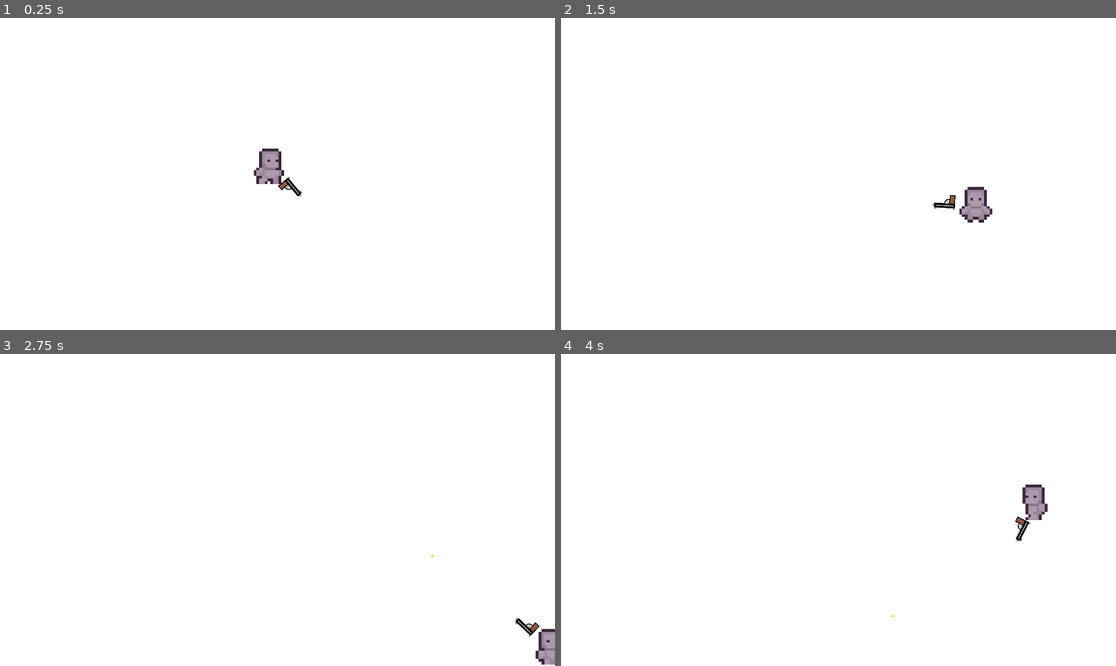
Above: before the commit, frames 1-4 (two rows, left to right).
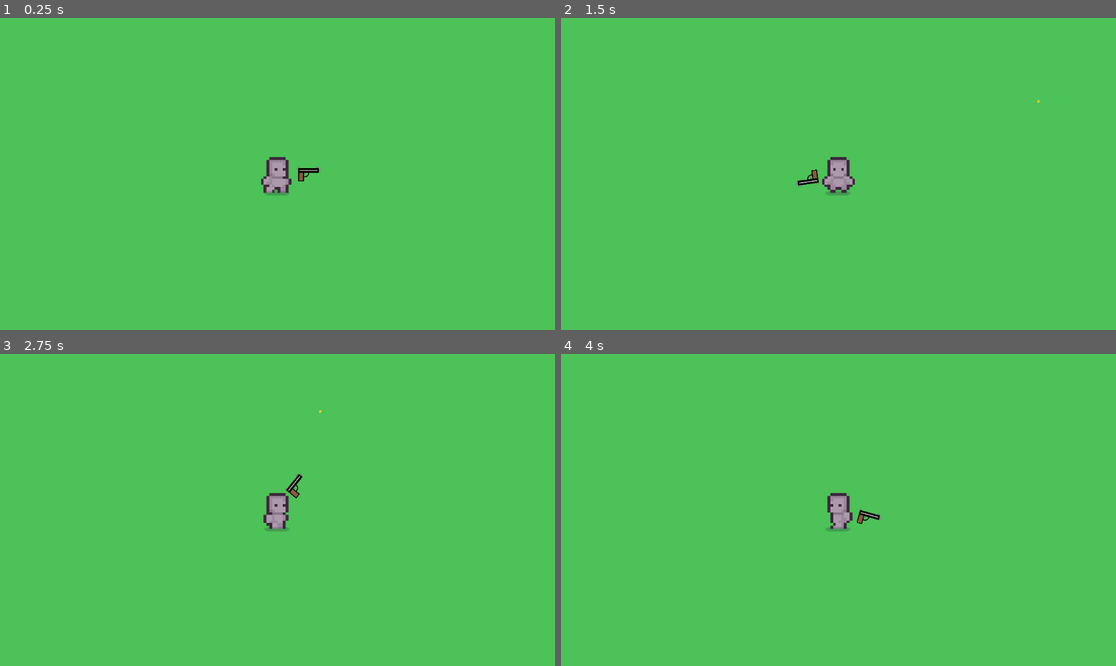
Above: after the commit, the same moments.

Repository: bryan-gagne-plante/BulletBallet
Game: Godot game, scene res://gameplay_scene.tscn
Two runs of this game, one before a commit and one after it. Both use one fixed random seed, a clock stepped at 60 frames per second and the inputs below.
Inputs (mouse positions are in pixels of both pictures, inside the frame that each line leads up to):
- Up to frame 1 (0.25 s): no input
- Up to frame 2 (1.5 s): tap Enter at 0.5 s; move the mouse to (960, 158) at 0.52 s; press the mouse at (960, 158) at 0.53 s; hold D (move_right) 0.53-1.28 s; move the mouse to (727, 189) at 1.27 s; release the mouse at (727, 189) at 1.28 s; hold S (move_down) from 1.28 s (still down); click (727, 189) at 1.35 s
- Up to frame 3 (2.75 s): move the mouse to (333, 441) at 2.02 s; release S (move_down) at 2.03 s; press the mouse at (333, 441) at 2.03 s; hold D (move_right) from 2.03 s (still down)
- Up to frame 4 (4 s): move the mouse to (810, 572) at 2.77 s; release D (move_right) at 2.78 s; release the mouse at (810, 572) at 2.78 s; hold W (move_up) 2.78-3.53 s; click (810, 572) at 2.85 s; move the mouse to (1005, 556) at 3.52 s; press the mouse at (1005, 556) at 3.53 s; hold A (move_left) from 3.53 s (still down)

The runs differ from the first frame. In frame 1, 100% of the frame differs, in the area x 0-100%, y 0-100%; in frame 2, 100%; in frame 3, 100%; in frame 4, 100%.

Commit message:
Ajout de la camera sur le personnage et d'un shadow

Diff:
--- a/gameplay_scene.tscn
+++ b/gameplay_scene.tscn
@@ -1,15 +1,19 @@
 [gd_scene load_steps=3 format=3 uid="uid://d274hivgs4bsi"]
 
-[ext_resource type="PackedScene" uid="uid://bs0kpd6oeajj7" path="res://player.tscn" id="1_www40"]
+[ext_resource type="PackedScene" uid="uid://4x6g8x42gxwp" path="res://player.tscn" id="1_www40"]
 [ext_resource type="PackedScene" uid="uid://juebimp2kbf1" path="res://guns/pistol/pistol.tscn" id="2_5gqon"]
 
 [node name="Game" type="Node2D"]
 
-[node name="ColorRect" type="ColorRect" parent="."]
+[node name="CanvasLayer" type="CanvasLayer" parent="."]
+layer = -30
+
+[node name="ColorRect" type="ColorRect" parent="CanvasLayer"]
 offset_left = -93.0
 offset_top = -92.0
 offset_right = 2037.0
 offset_bottom = 1305.0
+color = Color(0.297325, 0.762403, 0.345652, 1)
 
 [node name="CharacterBody2D" parent="." instance=ExtResource("1_www40")]
 position = Vector2(561, 306)
--- a/player.tscn
+++ b/player.tscn
@@ -1,7 +1,8 @@
-[gd_scene load_steps=17 format=3 uid="uid://4x6g8x42gxwp"]
+[gd_scene load_steps=18 format=3 uid="uid://4x6g8x42gxwp"]
 
 [ext_resource type="Script" path="res://player.gd" id="1_efsik"]
 [ext_resource type="Texture2D" uid="uid://bxtsjnudcxvlf" path="res://Assets/Prototype_Character/Prototype_Character.png" id="2_sac02"]
+[ext_resource type="Texture2D" uid="uid://7u15jvgdnnht" path="res://Assets/Extra/Shadow.png" id="3_1hrar"]
 
 [sub_resource type="CapsuleShape2D" id="CapsuleShape2D_qyb1n"]
 radius = 26.0
@@ -241,3 +242,10 @@
 "": SubResource("AnimationLibrary_fd8tw")
 }
 speed_scale = 0.65
+
+[node name="Camera2D" type="Camera2D" parent="."]
+
+[node name="Shadow" type="Sprite2D" parent="."]
+position = Vector2(-1, 25)
+scale = Vector2(4.25, 2.15625)
+texture = ExtResource("3_1hrar")
